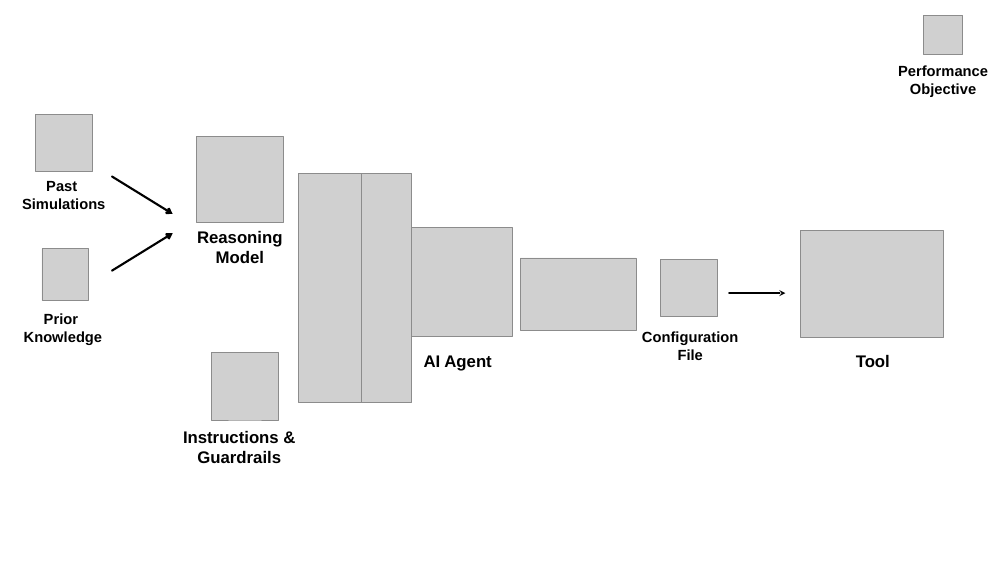
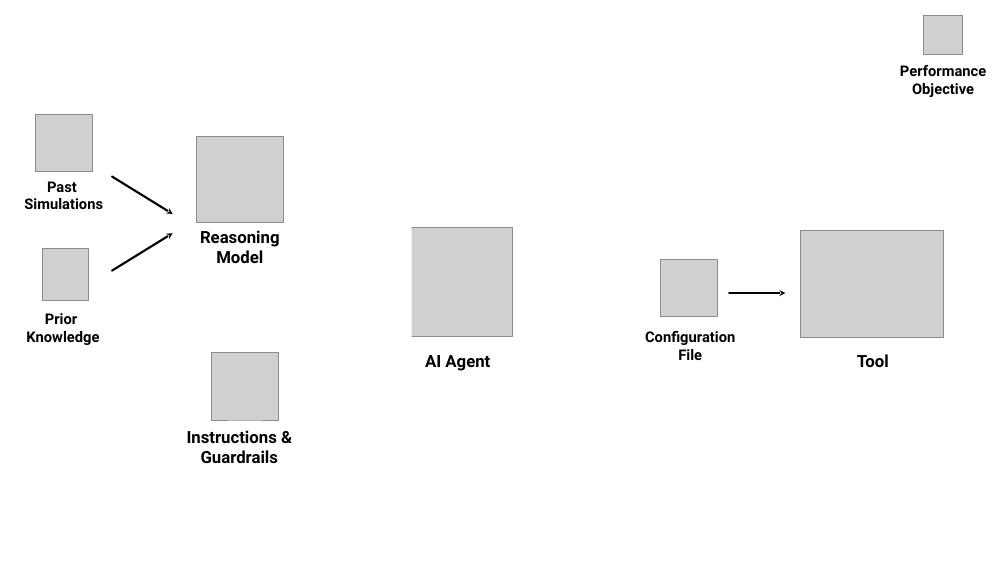
Before and after one commit to IvanComp/AP4Fed, a slide deck: slide 4 of ICSA26.pptx. Drawn at 1008x567 pixels with LibreOffice and Linux fonts; fonts in the diff are those of the drawing; grey boxes stand for pictures. Boxes give left, top, right and bottom in pixels: in the first picture for what was removed or moved away, otherwise in the second. Text is boxed around its words. In the diff, an @@ line names an element or a change of style, - is before the commit and + after.

```diff
--- a/ICSA26.pptx
+++ b/ICSA26.pptx
@@ arrow (112, 176) - (172, 214): arrowheads changed @@
@@ picture removed at (299, 174, 362, 403) @@
@@ rectangle added at (299, 174, 362, 403), fill #FFFFFF @@
@@ picture removed at (362, 174, 412, 403) @@
@@ rectangle added at (362, 174, 412, 403), fill #FFFFFF @@
@@ arrow (112, 271) - (172, 233): arrowheads changed @@
@@ picture removed at (520, 258, 636, 330) @@
@@ rectangle added at (520, 258, 636, 330), fill #FFFFFF @@
@@ font Arial to Roboto in 8 elements at (425, 355, 490, 371), (200, 230, 280, 263), (187, 430, 279, 463), (857, 354, 889, 367), (24, 181, 103, 209), (900, 65, 986, 97), (26, 313, 99, 345), (645, 331, 735, 360) @@
```
Also in this commit, not shown: 5 other slides changed, 3 slides added, 2 slides removed, 14 other files.
